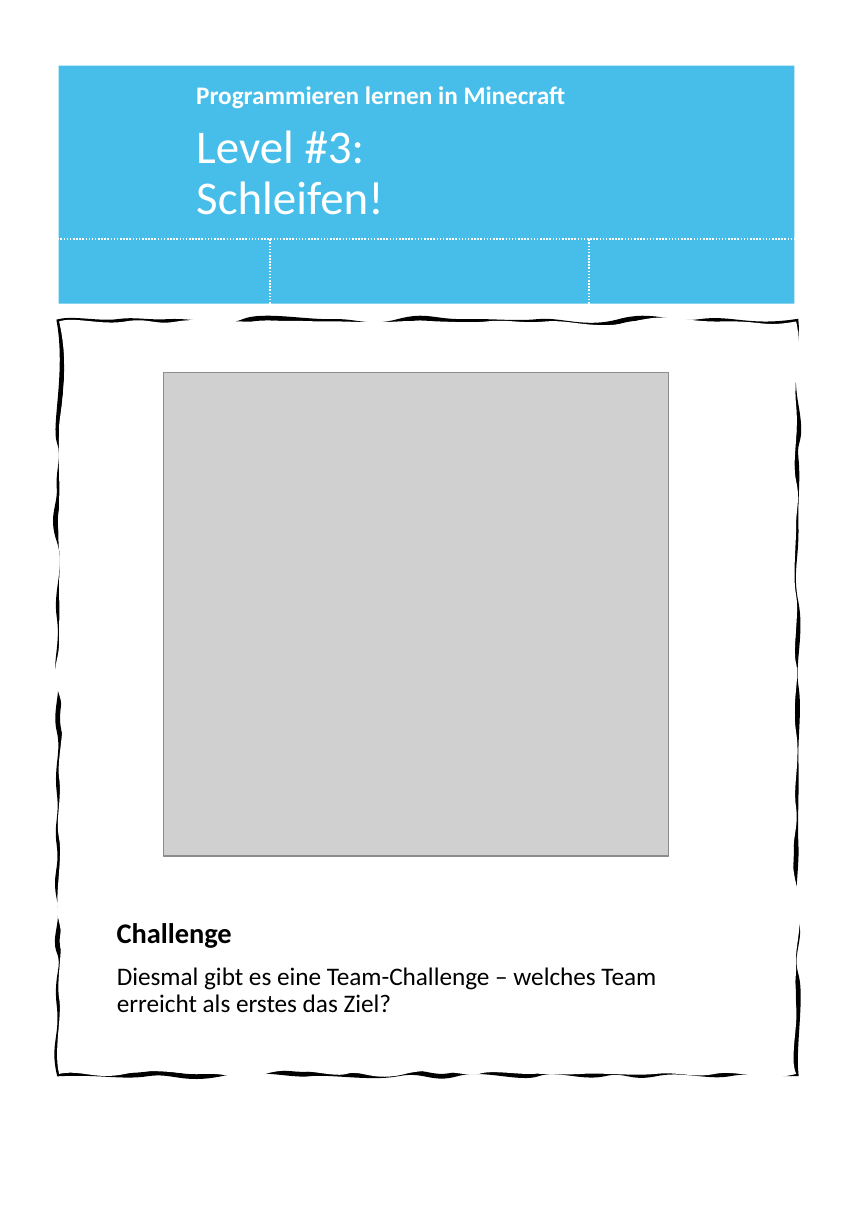
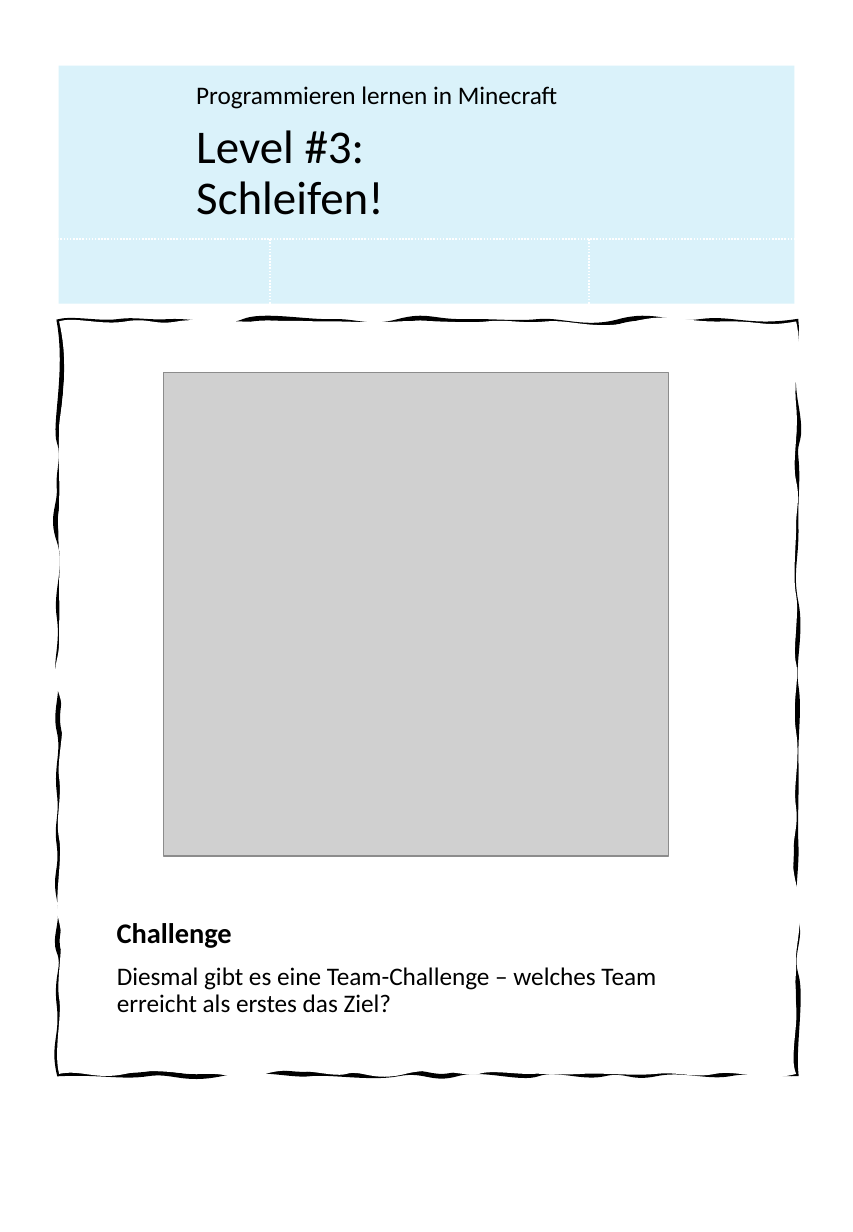
Before and after one commit to KidsLabDe/ProgrammierenInMinecraft_Videokurs, a slide deck: slide 2 of Lernkarten/Level3 - Gruppen-Bau-Challenge.pptx. Drawn at 853x1232 pixels with LibreOffice and Linux fonts; fonts in the diff are those of the drawing; grey boxes stand for pictures; background and template pictures are left out. Boxes give left, top, right and bottom in pixels: in the first picture for what was removed or moved away, otherwise in the second. Text is boxed around its words. In the diff, an @@ line names an element or a change of style, - is before the commit and + after.

```diff
--- a/Lernkarten/Level3 - Gruppen-Bau-Challenge.pptx
+++ b/Lernkarten/Level3 - Gruppen-Bau-Challenge.pptx
@@ rectangle at <box>59,66,795,304</box>: fill #47BEE9 to #DAF2FA @@
@@ text "Programmieren lernen in Minecraft" at <box>196,86,557,109</box>: text colour #FFFFFF to #000000, bold off @@
@@ title "Level #3: Schleifen!" at <box>196,130,383,215</box>: text colour #FFFFFF to #000000 @@
```
Also in this commit, not shown: 3 other slides changed, 6 other files.
